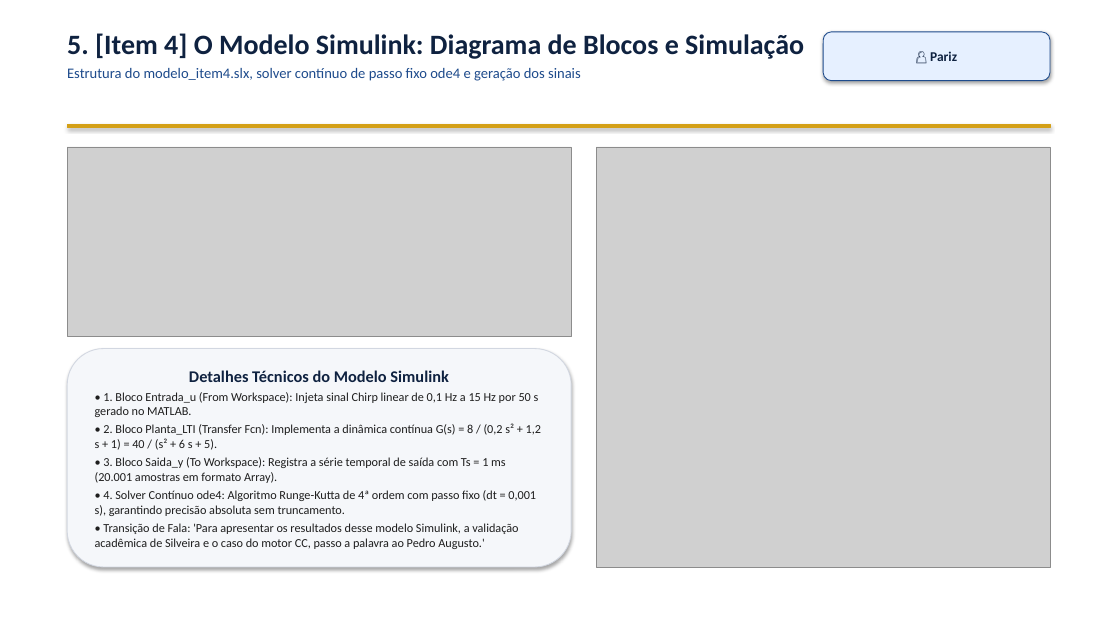
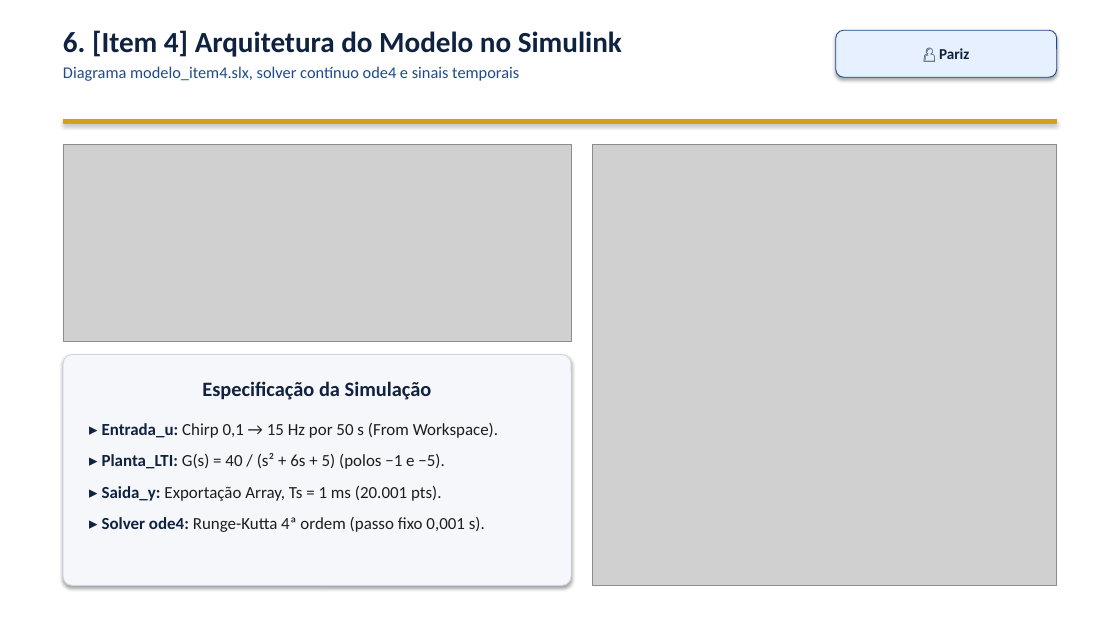
Before and after one commit to VPariz/masd-identificacao-n2cacgo, a slide deck: slide 7 of apresentacao/apresentacao_MASD_N2CACGO_IME.pptx (slide 6 before the commit). Drawn at 1120x630 pixels with LibreOffice and Linux fonts; fonts in the diff are those of the drawing; grey boxes stand for pictures. Boxes give left, top, right and bottom in pixels: in the first picture for what was removed or moved away, otherwise in the second. Text is boxed around its words. In the diff, an @@ line names an element or a change of style, - is before the commit and + after.

Commit message:
Improve slide readability, enlarge fonts, fix Simulink diagram, and add code validations to Pariz block

```diff
--- a/apresentacao/apresentacao_MASD_N2CACGO_IME.pptx
+++ b/apresentacao/apresentacao_MASD_N2CACGO_IME.pptx
@@ text at box(63, 30, 622, 81): text changed; size 12.5 to 14 pt @@
-5. [Item 4] O Modelo Simulink: Diagrama de Blocos e Simulação
-Estrutura do modelo_item4.slx, solver contínuo de passo fixo ode4 e geração dos sinais
+6. [Item 4] Arquitetura do Modelo no Simulink
+Diagrama modelo_item4.slx, solver contínuo ode4 e sinais temporais
@@ rounded rectangle "👤 Pariz": place and size @@
-rounded rectangle "👤 Pariz" at box(823, 32, 1050, 81)
+rounded rectangle "👤 Pariz" at box(836, 30, 1057, 77)
@@ rounded rectangle "👤 Pariz" at box(836, 30, 1057, 77): size 11.5 to 13 pt @@
@@ rectangle: place and size @@
-rectangle at box(67, 124, 1050, 128)
+rectangle at box(63, 119, 1057, 123)
@@ picture: place and size @@
-picture at box(67, 147, 571, 336)
+picture at box(63, 145, 571, 342)
@@ picture: place and size @@
-picture at box(597, 147, 1050, 567)
+picture at box(592, 145, 1057, 586)
@@ rounded rectangle "Especificação da Simulação": place and size @@
-rounded rectangle "Especificação da Simulação" at box(67, 349, 571, 567)
+rounded rectangle "Especificação da Simulação" at box(63, 355, 571, 586)
@@ rounded rectangle "Especificação da Simulação" at box(63, 355, 571, 586): vertical alignment middle to top; outline #D2D7E1 0.75 pt to #CDD4E0 0.75 pt; proportions changed @@
@@ text in rounded rectangle at box(102, 381, 498, 532): text changed; size 10.5 to 14.5 pt @@
-Detalhes Técnicos do Modelo Simulink
-• 1. Bloco Entrada_u (From Workspace): Injeta sinal Chirp linear de 0,1 Hz a 15 Hz por 50 s gerado no MATLAB.
-• 2. Bloco Planta_LTI (Transfer Fcn): Implementa a dinâmica contínua G(s) = 8 / (0,2 s² + 1,2 s + 1) = 40 / (s² + 6 s + 5).
-• 3. Bloco Saida_y (To Workspace): Registra a série temporal de saída com Ts = 1 ms (20.001 amostras em formato Array).
-• 4. Solver Contínuo ode4: Algoritmo Runge-Kutta de 4ª ordem com passo fixo (dt = 0,001 s), garantindo precisão absoluta sem truncamento.
-• Transição de Fala: 'Para apresentar os resultados desse modelo Simulink, a validação acadêmica de Silveira e o caso do motor CC, passo a palavra ao Pedro Augusto.'
+Especificação da Simulação
+▸ Entrada_u: Chirp 0,1 → 15 Hz por 50 s (From Workspace).
+▸ Planta_LTI: G(s) = 40 / (s² + 6s + 5) (polos −1 e −5).
+▸ Saida_y: Exportação Array, Ts = 1 ms (20.001 pts).
+▸ Solver ode4: Runge-Kutta 4ª ordem (passo fixo 0,001 s).
```
Also in this commit, not shown: 9 other slides changed, 4 slides added, 4 slides removed, 9 other files.
